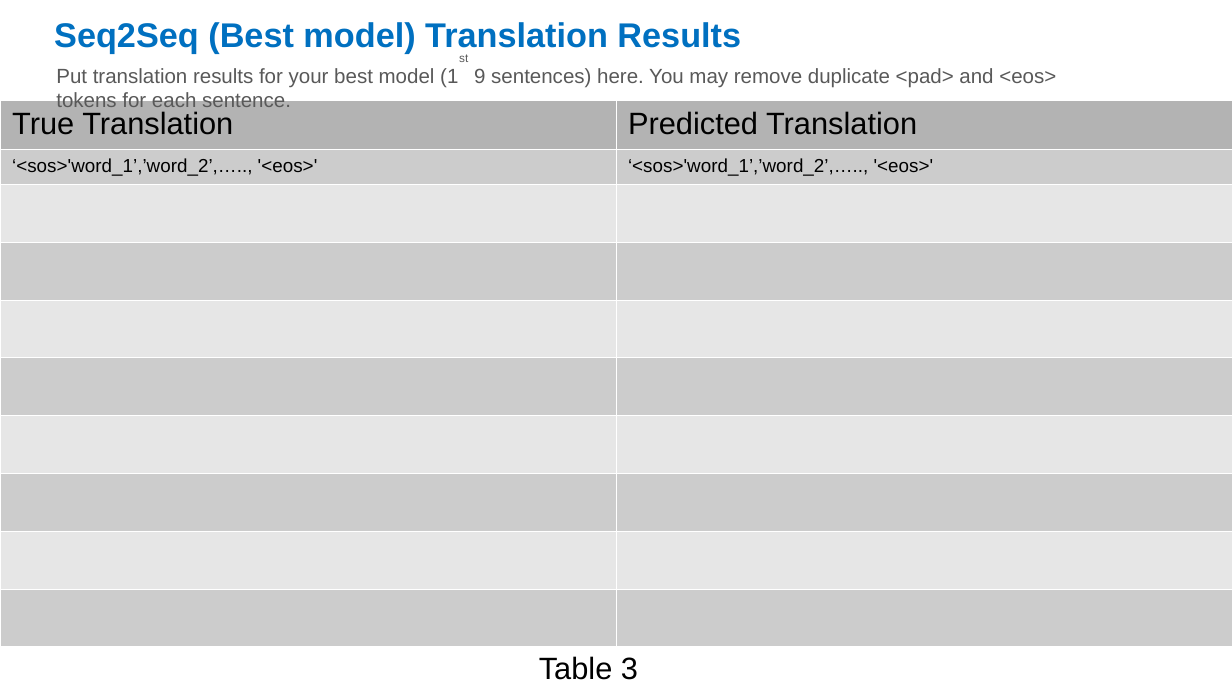
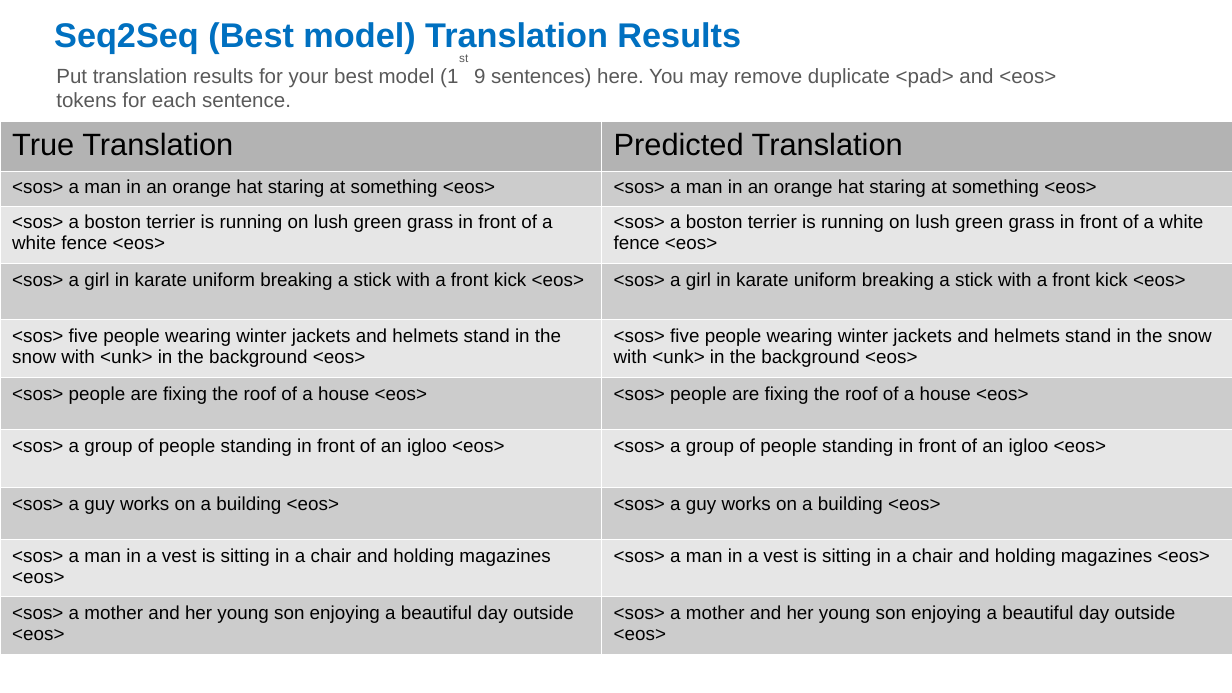
Before and after one commit to winniethebear424/DL, a slide deck: slide 13 of assignment3-nlp-template.pptx. Drawn at 1232x693 pixels with LibreOffice and Linux fonts; fonts in the diff are those of the drawing. Boxes give left, top, right and bottom in pixels: in the first picture for what was removed or moved away, otherwise in the second. Text is boxed around its words. In the diff, an @@ line names an element or a change of style, - is before the commit and + after.

```diff
--- a/assignment3-nlp-template.pptx
+++ b/assignment3-nlp-template.pptx
@@ table at <box>0,122,1232,654</box> @@
-row 2, column 1: ‘<sos>'word_1’,’word_2’,….., '<eos>'
+row 2, column 1: <sos> a man in an orange hat staring at something <eos>
-row 2, column 2: ‘<sos>'word_1’,’word_2’,….., '<eos>'
+row 2, column 2: <sos> a man in an orange hat staring at something <eos>
-row 3, column 1: 
+row 3, column 1: <sos> a boston terrier is running on lush green grass in front of a white fence <eos>
-row 3, column 2: 
+row 3, column 2: <sos> a boston terrier is running on lush green grass in front of a white fence <eos>
-row 4, column 1: 
+row 4, column 1: <sos> a girl in karate uniform breaking a stick with a front kick <eos>
-row 4, column 2: 
+row 4, column 2: <sos> a girl in karate uniform breaking a stick with a front kick <eos>
-row 5, column 1: 
+row 5, column 1: <sos> five people wearing winter jackets and helmets stand in the snow with <unk> in the background <eos>
-row 5, column 2: 
+row 5, column 2: <sos> five people wearing winter jackets and helmets stand in the snow with <unk> in the background <eos>
-row 6, column 1: 
+row 6, column 1: <sos> people are fixing the roof of a house <eos>
-row 6, column 2: 
+row 6, column 2: <sos> people are fixing the roof of a house <eos>
-row 7, column 1: 
+row 7, column 1: <sos> a group of people standing in front of an igloo <eos>
-row 7, column 2: 
+row 7, column 2: <sos> a group of people standing in front of an igloo <eos>
-row 8, column 1: 
+row 8, column 1: <sos> a guy works on a building <eos>
-row 8, column 2: 
+row 8, column 2: <sos> a guy works on a building <eos>
-row 9, column 1: 
+row 9, column 1: <sos> a man in a vest is sitting in a chair and holding magazines <eos>
-row 9, column 2: 
+row 9, column 2: <sos> a man in a vest is sitting in a chair and holding magazines <eos>
-row 10, column 1: 
+row 10, column 1: <sos> a mother and her young son enjoying a beautiful day outside <eos>
-row 10, column 2: 
+row 10, column 2: <sos> a mother and her young son enjoying a beautiful day outside <eos>
@@ table: place and size @@
-table at <box>0,100,1232,646</box>
+table at <box>0,122,1232,654</box>
@@ text removed at <box>539,656,638,680</box> @@
-Table 3
```
Also in this commit, not shown: 5 other slides changed.
